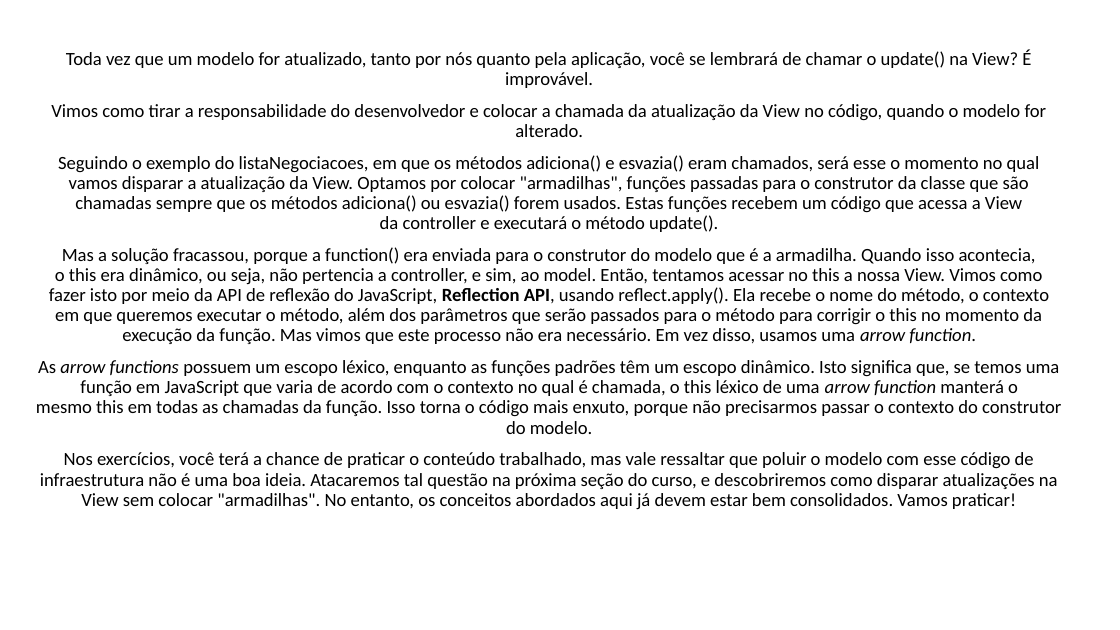
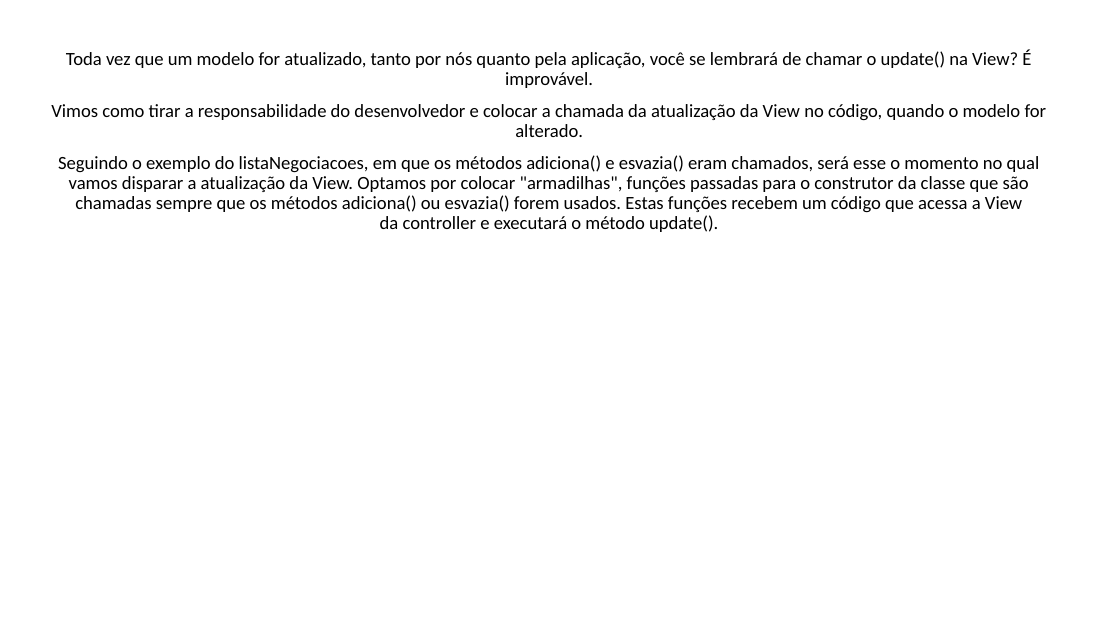
Before and after one commit to lacsousa/js-es6-oo-pp-avanc1, a slide deck: slide 4 of docs/JS Avançado 1-2-3-resumo.pptx. Drawn at 1120x630 pixels with LibreOffice and Linux fonts; fonts in the diff are those of the drawing. Boxes give left, top, right and bottom in pixels: in the first picture for what was removed or moved away, otherwise in the second. Text is boxed around its words. In the diff, an @@ line names an element or a change of style, - is before the commit and + after.

```diff
--- a/docs/JS Avançado 1-2-3-resumo.pptx
+++ b/docs/JS Avançado 1-2-3-resumo.pptx
@@ subtitle at (x1=36, y1=247, x2=1061, y2=510): paragraphs removed @@
-Mas a solução fracassou, porque a function() era enviada para o construtor do modelo que é a armadilha. Quando isso acontecia, o this era dinâmico, ou seja, não pertencia a controller, e sim, ao model. Então, tentamos acessar no this a nossa View. Vimos como fazer isto por meio da API de reflexão do JavaScript, Reflection API, usando reflect.apply(). Ela recebe o nome do método, o contexto em que queremos executar o método, além dos parâmetros que serão passados para o método para corrigir o this no momento da execução da função. Mas vimos que este processo não era necessário. Em vez disso, usamos uma arrow function.
-As arrow functions possuem um escopo léxico, enquanto as funções padrões têm um escopo dinâmico. Isto significa que, se temos uma função em JavaScript que varia de acordo com o contexto no qual é chamada, o this léxico de uma arrow function manterá o mesmo this em todas as chamadas da função. Isso torna o código mais enxuto, porque não precisarmos passar o contexto do construtor do modelo.
-Nos exercícios, você terá a chance de praticar o conteúdo trabalhado, mas vale ressaltar que poluir o modelo com esse código de infraestrutura não é uma boa ideia. Atacaremos tal questão na próxima seção do curso, e descobriremos como disparar atualizações na View sem colocar "armadilhas". No entanto, os conceitos abordados aqui já devem estar bem consolidados. Vamos praticar!
```
Also in this commit, not shown: 3 slides added, 4 other files.
